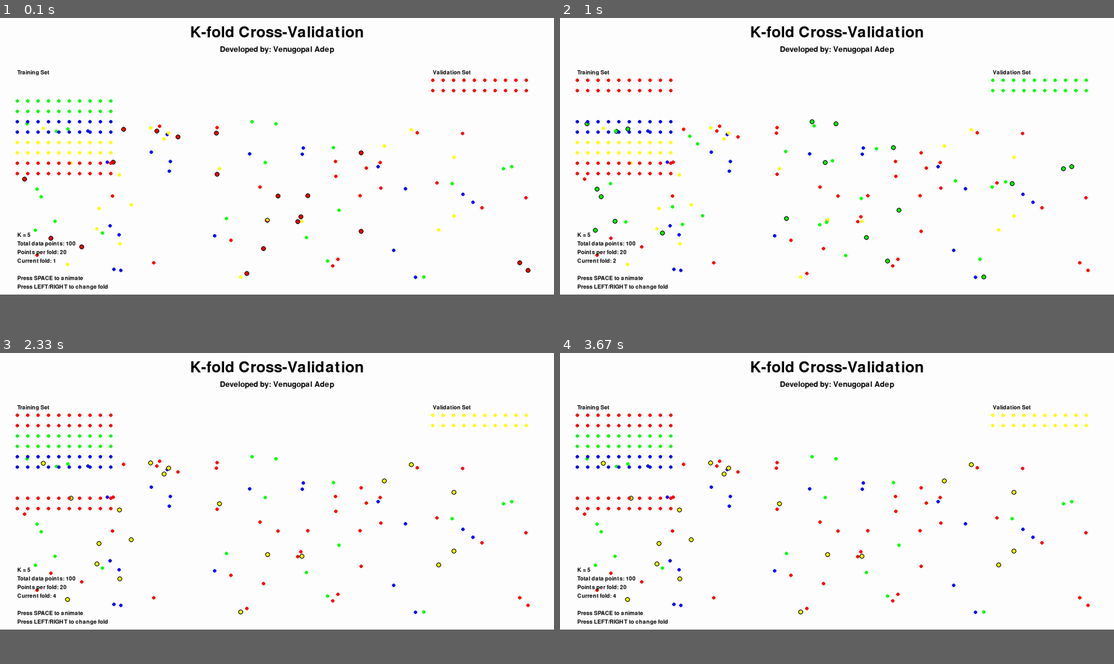
Above: before the commit, frames 1-4 (two rows, left to right).
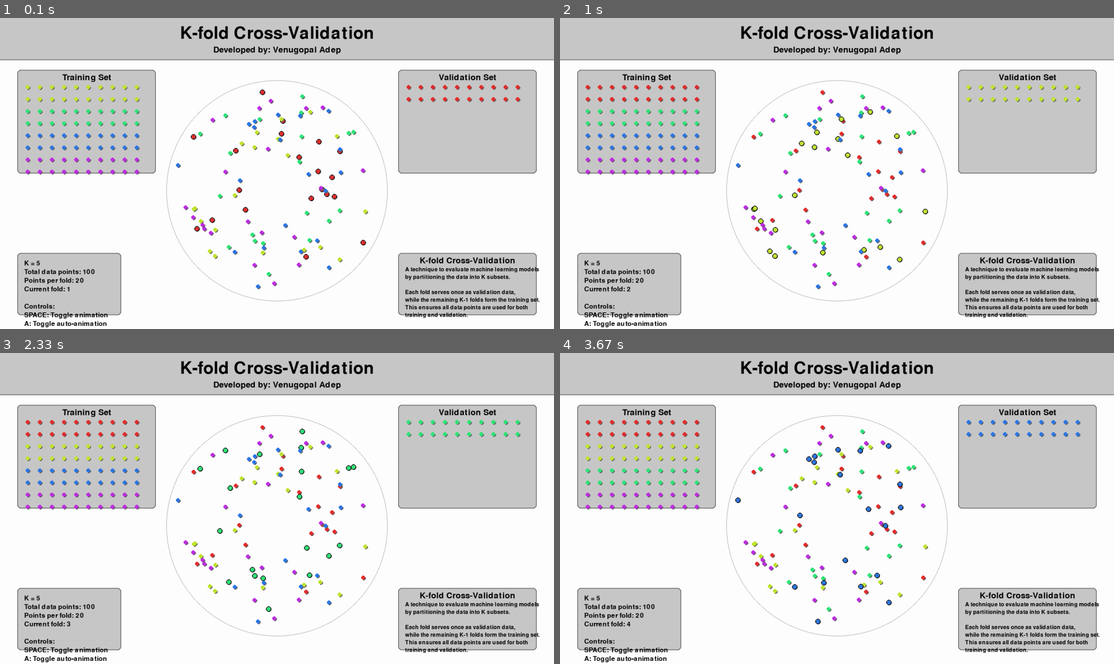
Above: after the commit, the same moments.

Repository: venugopal-adep/streamlit_ml
Game: pygame game, started from kfold_cross_validation_pygame.py
The game is run twice, just before and just after one commit, with the same random seed, the same clock (stepped at 60 frames per second) and the same inputs.
Inputs:
- Up to frame 1 (0.1 s): no input
- Up to frame 2 (1 s): hold A 0.33-0.8 s; hold Right 0.33-0.8 s; tap Space at 0.83 s
- Up to frame 3 (2.33 s): hold Right 1.17-1.63 s; hold Right 1.67-2.13 s; hold Left from 2.17 s (still down)
- Up to frame 4 (3.67 s): release Left at 2.7 s; hold Left 2.73-3.13 s; hold Right from 3.17 s (still down)
In our replay, the window is 900x450 before the commit and 900x506 after it. These sizes can differ from the game's own. Grey fills any space a smaller window leaves; there, only what the larger window draws over its background counts as a difference.

The runs differ from the first frame. In frame 1, 41% of the frame differs, in the area x 0-100%, y 0-100%; in frame 2, 41%; in frame 3, 41%; in frame 4, 41%.

Commit message:
Update kfold_cross_validation_pygame.py

Diff:
--- a/kfold_cross_validation_pygame.py
+++ b/kfold_cross_validation_pygame.py
@@ -1,44 +1,71 @@
 import pygame
 import random
 import math
+import colorsys
 
 # Initialize Pygame
 pygame.init()
 
 # Set up the display
-WIDTH, HEIGHT = 1600, 800
+WIDTH, HEIGHT = 1600, 900
 screen = pygame.display.set_mode((WIDTH, HEIGHT))
-pygame.display.set_caption("K-fold Cross-Validation")
+pygame.display.set_caption("K-fold Cross-Validation Visualization")
 
 # Colors
 WHITE = (255, 255, 255)
 BLACK = (0, 0, 0)
-RED = (255, 0, 0)
-GREEN = (0, 255, 0)
-BLUE = (0, 0, 255)
-YELLOW = (255, 255, 0)
-COLORS = [RED, GREEN, BLUE, YELLOW]
+GRAY = (200, 200, 200)
+DARK_GRAY = (100, 100, 100)
+
+# Generate a nice color palette
+def generate_colors(n):
+    colors = []
+    for i in range(n):
+        h = i / n
+        s = 0.8
+        v = 0.9
+        r, g, b = colorsys.hsv_to_rgb(h, s, v)
+        colors.append((int(r * 255), int(g * 255), int(b * 255)))
+    return colors
 
 # Fonts
-title_font = pygame.font.Font(None, 64)
-subtitle_font = pygame.font.Font(None, 32)
-text_font = pygame.font.Font(None, 24)
+title_font = pygame.font.Font(None, 72)
+subtitle_font = pygame.font.Font(None, 36)
+text_font = pygame.font.Font(None, 28)
+small_font = pygame.font.Font(None, 24)
 
 # K-fold parameters
 K = 5
 data_points = 100
 fold_size = data_points // K
 
-# Generate random data points
-data = [(random.randint(50, WIDTH-50), random.randint(300, HEIGHT-50)) for _ in range(data_points)]
+# Generate better distributed random data points
+def generate_data():
+    points = []
+    for i in range(data_points):
+        angle = random.uniform(0, 2 * math.pi)
+        radius = random.uniform(100, 300)
+        x = WIDTH // 2 + int(radius * math.cos(angle))
+        y = HEIGHT // 2 + 50 + int(radius * math.sin(angle))
+        points.append((x, y))
+    return points
+
+data = generate_data()
+COLORS = generate_colors(K)
 
 # Current fold and animation state
 current_fold = 0
 animating = False
 animation_progress = 0
 animation_speed = 0.02
+auto_animate = False
+auto_animate_timer = 0
 
 def draw_title():
+    # Draw background for title
+    pygame.draw.rect(screen, GRAY, (0, 0, WIDTH, 120))
+    pygame.draw.line(screen, DARK_GRAY, (0, 120), (WIDTH, 120), 2)
+
     title = title_font.render("K-fold Cross-Validation", True, BLACK)
     screen.blit(title, (WIDTH//2 - title.get_width()//2, 20))
 
@@ -46,77 +73,117 @@
     screen.blit(subtitle, (WIDTH//2 - subtitle.get_width()//2, 80))
 
 def draw_folds():
+    # Draw a circular background
+    pygame.draw.circle(screen, GRAY, (WIDTH//2, HEIGHT//2 + 50), 320, 2)
+
     for i, point in enumerate(data):
         fold_index = i // fold_size
-        color = COLORS[fold_index % len(COLORS)]
-        pygame.draw.circle(screen, color, point, 5)
-
-def draw_validation_set():
-    start = current_fold * fold_size
-    end = start + fold_size
-    for i in range(start, end):
-        point = data[i]
-        pygame.draw.circle(screen, BLACK, point, 7, 2)
+        color = COLORS[fold_index]
+
+        # Draw point with a shadow effect
+        pygame.draw.circle(screen, DARK_GRAY, (point[0]+2, point[1]+2), 6)
+        pygame.draw.circle(screen, color, point, 6)
+
+        # Highlight current validation fold
+        if fold_index == current_fold:
+            pygame.draw.circle(screen, BLACK, point, 8, 2)
 
 def draw_train_test_split():
     validation_start = current_fold * fold_size
     validation_end = validation_start + fold_size
 
-    # Draw training set
-    train_text = text_font.render("Training Set", True, BLACK)
-    screen.blit(train_text, (50, 150))
+    # Draw training set box
+    pygame.draw.rect(screen, GRAY, (50, 150, 400, 300), 0, 10)
+    pygame.draw.rect(screen, DARK_GRAY, (50, 150, 400, 300), 2, 10)
+
+    train_text = subtitle_font.render("Training Set", True, BLACK)
+    screen.blit(train_text, (50 + 200 - train_text.get_width()//2, 160))
+
+    # Draw validation set box
+    pygame.draw.rect(screen, GRAY, (WIDTH - 450, 150, 400, 300), 0, 10)
+    pygame.draw.rect(screen, DARK_GRAY, (WIDTH - 450, 150, 400, 300), 2, 10)
+
+    test_text = subtitle_font.render("Validation Set", True, BLACK)
+    screen.blit(test_text, (WIDTH - 450 + 200 - test_text.get_width()//2, 160))
+
+    # Draw training points
+    train_count = 0
     for i, point in enumerate(data):
         if i < validation_start or i >= validation_end:
-            x = 50 + (i % 10) * 30
-            y = 180 + (i // 10) * 30
-            color = COLORS[(i // fold_size) % len(COLORS)]
-            pygame.draw.circle(screen, color, (x, y), 5)
-
-    # Draw validation set
-    test_text = text_font.render("Validation Set", True, BLACK)
-    screen.blit(test_text, (WIDTH - 350, 150))
+            x = 80 + (train_count % 10) * 35
+            y = 200 + (train_count // 10) * 35
+            color = COLORS[i // fold_size]
+            pygame.draw.circle(screen, DARK_GRAY, (x+2, y+2), 6)
+            pygame.draw.circle(screen, color, (x, y), 6)
+            train_count += 1
+
+    # Draw validation points
     for i in range(validation_start, validation_end):
-        x = WIDTH - 350 + ((i - validation_start) % 10) * 30
-        y = 180 + ((i - validation_start) // 10) * 30
-        color = COLORS[(i // fold_size) % len(COLORS)]
-        pygame.draw.circle(screen, color, (x, y), 5)
+        x = WIDTH - 420 + ((i - validation_start) % 10) * 35
+        y = 200 + ((i - validation_start) // 10) * 35
+        color = COLORS[i // fold_size]
+        pygame.draw.circle(screen, DARK_GRAY, (x+2, y+2), 6)
+        pygame.draw.circle(screen, color, (x, y), 6)
 
 def draw_info():
+    # Draw info box
+    pygame.draw.rect(screen, GRAY, (50, HEIGHT - 220, 300, 180), 0, 10)
+    pygame.draw.rect(screen, DARK_GRAY, (50, HEIGHT - 220, 300, 180), 2, 10)
+
     info_text = [
         f"K = {K}",
         f"Total data points: {data_points}",
         f"Points per fold: {fold_size}",
         f"Current fold: {current_fold + 1}",
         "",
-        "Press SPACE to animate",
-        "Press LEFT/RIGHT to change fold"
+        "Controls:",
+        "SPACE: Toggle animation",
+        "A: Toggle auto-animation",
+        "LEFT/RIGHT: Change fold"
     ]
 
     for i, text in enumerate(info_text):
         rendered_text = text_font.render(text, True, BLACK)
-        screen.blit(rendered_text, (50, HEIGHT - 180 + i * 25))
+        screen.blit(rendered_text, (70, HEIGHT - 200 + i * 25))
+
+def draw_explanation():
+    # Draw explanation box
+    pygame.draw.rect(screen, GRAY, (WIDTH - 450, HEIGHT - 220, 400, 180), 0, 10)
+    pygame.draw.rect(screen, DARK_GRAY, (WIDTH - 450, HEIGHT - 220, 400, 180), 2, 10)
+
+    explanation_title = subtitle_font.render("K-fold Cross-Validation", True, BLACK)
+    screen.blit(explanation_title, (WIDTH - 450 + 200 - explanation_title.get_width()//2, HEIGHT - 210))
+
+    explanation_text = [
+        "A technique to evaluate machine learning models",
+        "by partitioning the data into K subsets.",
+        "",
+        "Each fold serves once as validation data,",
+        "while the remaining K-1 folds form the training set.",
+        "This ensures all data points are used for both",
+        "training and validation."
+    ]
+
+    for i, text in enumerate(explanation_text):
+        rendered_text = small_font.render(text, True, BLACK)
+        screen.blit(rendered_text, (WIDTH - 430, HEIGHT - 180 + i * 22))
 
 def animate_fold_change():
     global animation_progress, animating, current_fold
 
     if animation_progress < 1:
         animation_progress += animation_speed
-
-        for i in range(fold_size):
-            start_index = current_fold * fold_size + i
-            end_index = ((current_fold + 1) % K) * fold_size + i
-
-            start_point = data[start_index]
-            end_point = data[end_index]
-
-            x = start_point[0] + (end_point[0] - start_point[0]) * animation_progress
-            y = start_point[1] + (end_point[1] - start_point[1]) * animation_progress
-
-            color = COLORS[current_fold % len(COLORS)]
-            pygame.draw.circle(screen, color, (int(x), int(y)), 5)
     else:
         animating = False
         animation_progress = 0
+        current_fold = (current_fold + 1) % K
+
+def handle_auto_animation():
+    global auto_animate_timer, animating, current_fold
+
+    auto_animate_timer += 1
+    if auto_animate_timer > 120:  # Change fold every 2 seconds (60 FPS * 2)
+        auto_animate_timer = 0
         current_fold = (current_fold + 1) % K
 
 # Main game loop
@@ -129,23 +196,34 @@
             running = False
         elif event.type == pygame.KEYDOWN:
             if event.key == pygame.K_SPACE:
-                animating = True
+                animating = not animating
+                animation_progress = 0
+            elif event.key == pygame.K_a:
+                auto_animate = not auto_animate
+                auto_animate_timer = 0
             elif event.key == pygame.K_LEFT:
                 current_fold = (current_fold - 1) % K
+                animating = False
+                animation_progress = 0
             elif event.key == pygame.K_RIGHT:
                 current_fold = (current_fold + 1) % K
+                animating = False
+                animation_progress = 0
 
     screen.fill(WHITE)
 
     draw_title()
     draw_folds()
-    draw_validation_set()
     draw_train_test_split()
     draw_info()
+    draw_explanation()
 
     if animating:
         animate_fold_change()
 
+    if auto_animate and not animating:
+        handle_auto_animation()
+
     pygame.display.flip()
     clock.tick(60)
 
